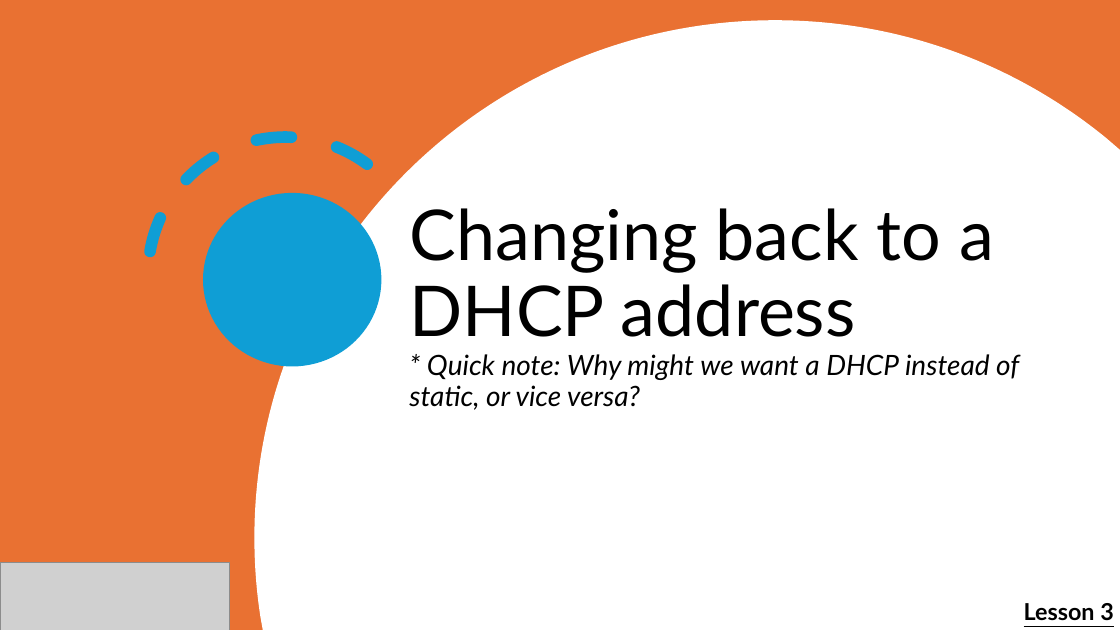
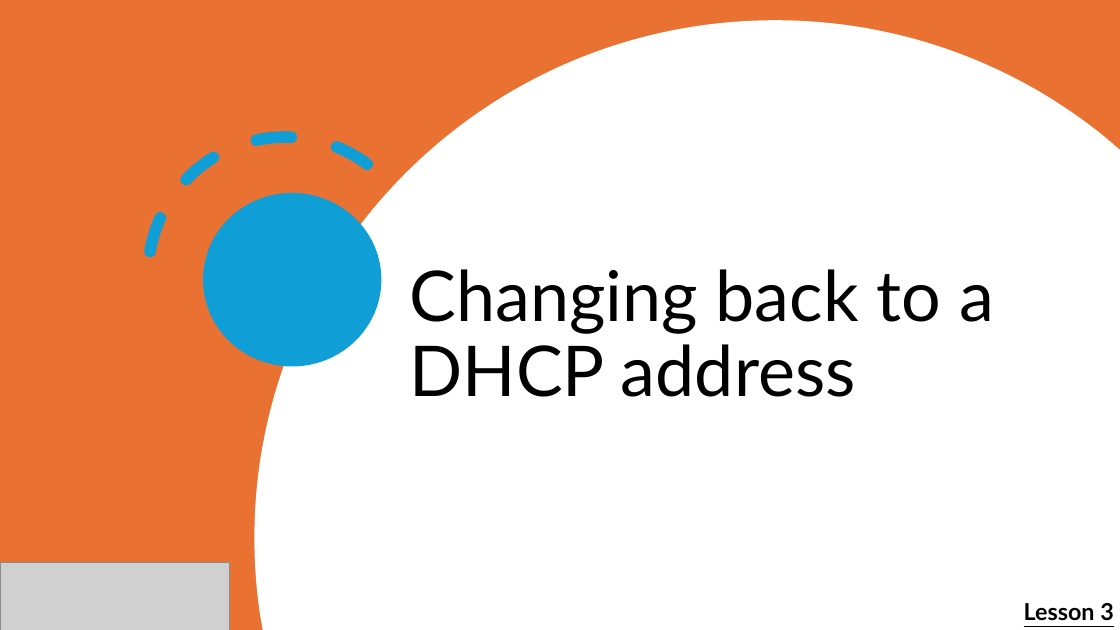
Before and after one commit to cadenkelly-lang/CyberSec-Networking-2026-REU, a slide deck: slide 36 of Module Content, End of Summer Presentation Content/Training Module Slides.pptx (slide 33 before the commit). Drawn at 1120x630 pixels with LibreOffice and Linux fonts; fonts in the diff are those of the drawing; grey boxes stand for pictures. Boxes give left, top, right and bottom in pixels: in the first picture for what was removed or moved away, otherwise in the second. Text is boxed around its words. In the diff, an @@ line names an element or a change of style, - is before the commit and + after.

```diff
--- a/Module Content, End of Summer Presentation Content/Training Module Slides.pptx
+++ b/Module Content, End of Summer Presentation Content/Training Module Slides.pptx
@@ title at (x1=409, y1=269, x2=994, y2=397): text changed; size 24 to 60 pt; italic off @@
-Changing back to a DHCP address
-* Quick note: Why might we want a DHCP instead of static, or vice versa?
+Changing back to a DHCP address
```
Also in this commit, not shown: 9 other slides changed, 3 slides added, 1 slide removed, 1 other file.
